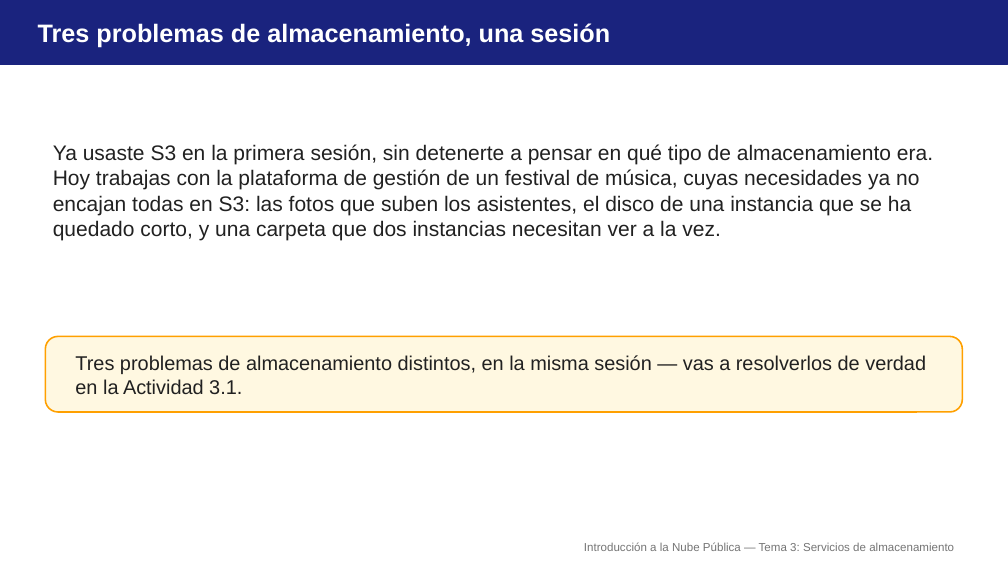
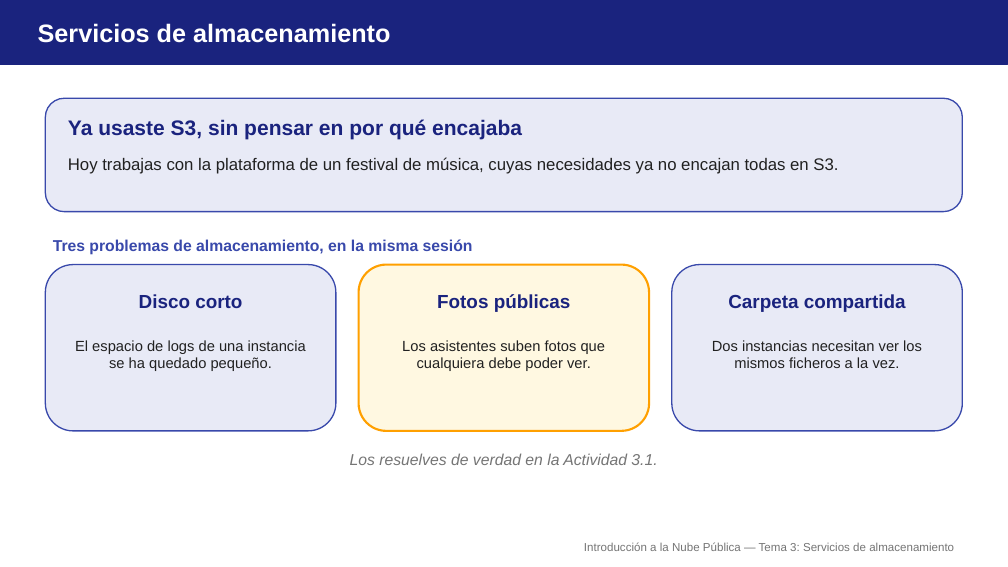
Before and after one commit to aitorventura/introduccion-nube, a slide deck: slide 2 of docs/tema3/diapositivas/almacenamiento.pptx. Drawn at 1008x567 pixels with LibreOffice and Linux fonts; fonts in the diff are those of the drawing. Boxes give left, top, right and bottom in pixels: in the first picture for what was removed or moved away, otherwise in the second. Text is boxed around its words. In the diff, an @@ line names an element or a change of style, - is before the commit and + after.

Commit message:
Rehace visualmente las diapositivas de Temas 1 a 5
Reconstruye los decks de primer-contacto-aws, vpc-diseno, seguridad-red,
maquinas-virtuales, almacenamiento, bases-datos-gestionadas,
arquitectura-completa, alta-disponibilidad-escalado, dns-https-cdn,
monitorizacion-operacion, iam-aplicado y economia-nube con tarjetas,
tablas y diagramas nativos en vez de listados de texto, revisadas a
90dpi para descartar solapamientos.

```diff
--- a/docs/tema3/diapositivas/almacenamiento.pptx
+++ b/docs/tema3/diapositivas/almacenamiento.pptx
@@ text at <box>38,23,390,43</box>: text changed @@
-Tres problemas de almacenamiento, una sesión
+Servicios de almacenamiento
@@ rounded rectangle added at <box>45,98,963,212</box>, fill #E8EAF6, outline #3949AB 1.25 pt @@
@@ text added at <box>68,119,522,139</box>, 20 pt, text #1A237E, bold @@
+Ya usaste S3, sin pensar en por qué encajaba
@@ text at <box>68,157,838,174</box>: text changed; size 20 to 16 pt @@
-Ya usaste S3 en la primera sesión, sin detenerte a pensar en qué tipo de almacenamiento era. Hoy trabajas con la plataforma de gestión de un festival de música, cuyas necesidades ya no encajan todas en S3: las fotos que suben los asistentes, el disco de una instancia que se ha quedado corto, y una carpeta que dos instancias necesitan ver a la vez.
+Hoy trabajas con la plataforma de un festival de música, cuyas necesidades ya no encajan todas en S3.
@@ text added at <box>53,239,473,255</box>, 15 pt, text #3949AB, bold @@
+Tres problemas de almacenamiento, en la misma sesión
@@ rounded rectangle added at <box>45,265,336,431</box>, fill #E8EAF6, outline #3949AB 1.25 pt @@
@@ rounded rectangle added at <box>358,265,649,431</box>, fill #FFF8E1, outline #FFA000 2 pt @@
@@ rounded rectangle added at <box>672,265,963,431</box>, fill #E8EAF6, outline #3949AB 1.25 pt @@
@@ text added at <box>139,294,242,308</box>, 18 pt, text #1A237E, bold @@
+Disco corto
@@ text added at <box>437,294,571,312</box>, 18 pt, text #1A237E, bold @@
+Fotos públicas
@@ text added at <box>728,294,906,312</box>, 18 pt, text #1A237E, bold @@
+Carpeta compartida
@@ rounded rectangle removed at <box>45,337,963,412</box> @@
@@ text added at <box>75,340,306,371</box>, 14 pt, text #212121 @@
+El espacio de logs de una instancia se ha quedado pequeño.
@@ text added at <box>402,340,606,371</box>, 14 pt, text #212121 @@
+Los asistentes suben fotos que cualquiera debe poder ver.
@@ text added at <box>712,340,922,368</box>, 14 pt, text #212121 @@
+Dos instancias necesitan ver los mismos ficheros a la vez.
@@ text "Los resuelves de verdad en ..." at <box>350,453,657,465</box>: vertical alignment middle to top @@
@@ text at <box>350,453,657,465</box>: text changed; size 19 to 15 pt; text colour #212121 to #757575; italic on @@
-Tres problemas de almacenamiento distintos, en la misma sesión — vas a resolverlos de verdad en la Actividad 3.1.
+Los resuelves de verdad en la Actividad 3.1.
```
Also in this commit, not shown: 8 other slides changed, 1 slide added, 6 slides removed, 23 other files.
